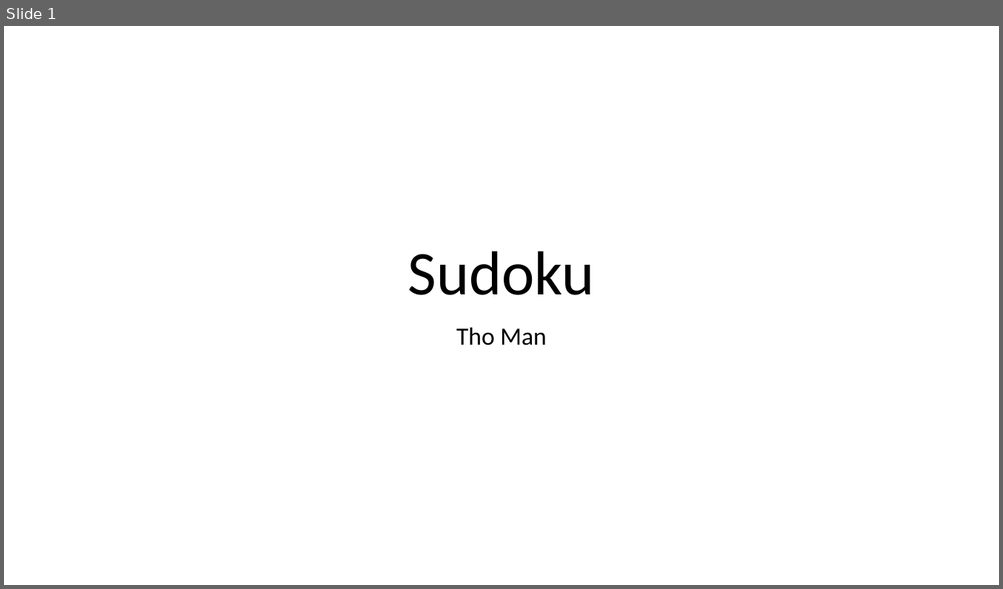
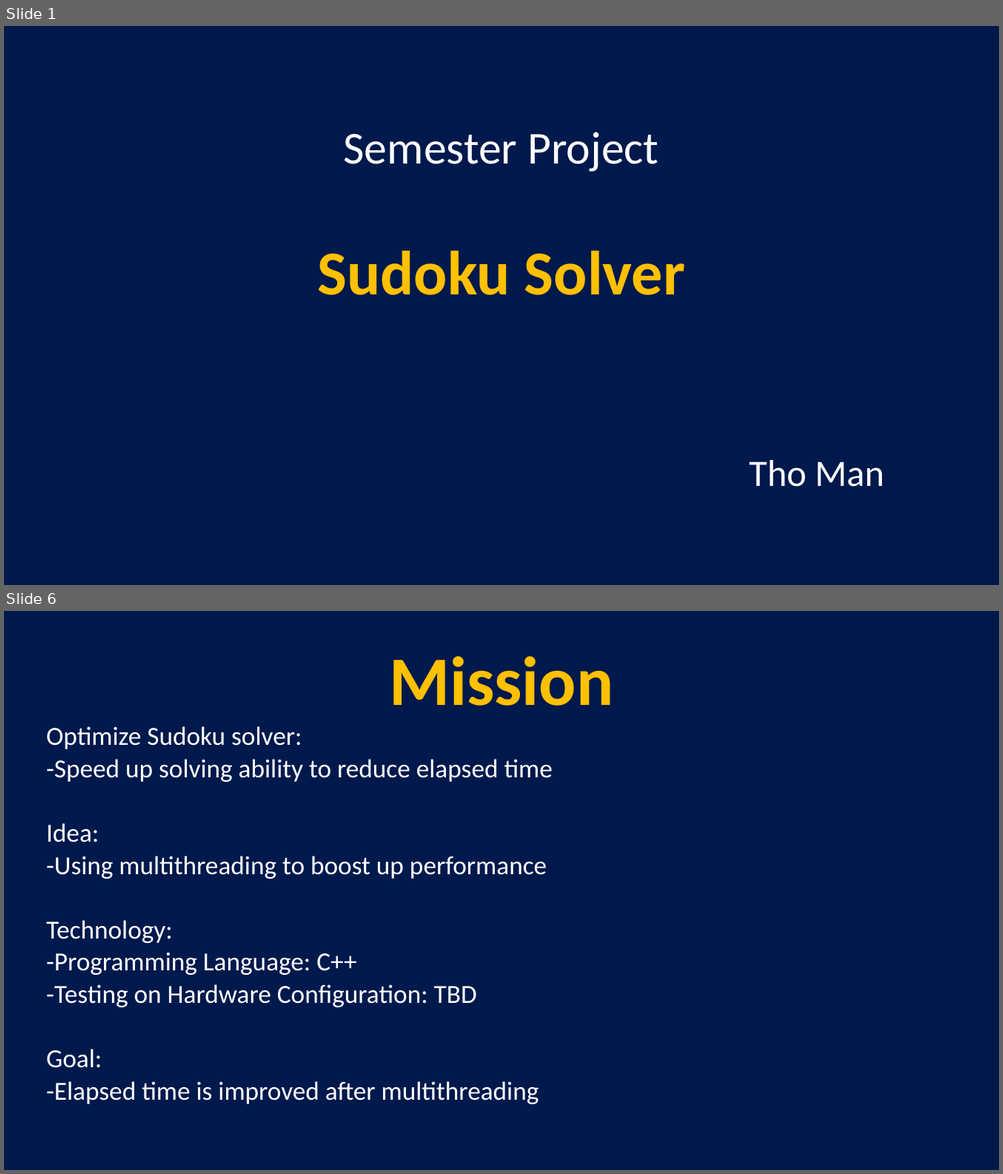
Before and after one commit to thoquocman/Sudoku, a slide deck: proposal/ThoMan_Sudoku_ProposalSlides.pptx. Shown one above the other, each under a label of ours: slide 1 before the commit, slides 1 and 6 after it; the slides between them are not shown. The pictures are 1003x589 and 1003x1174 pixels, drawn with LibreOffice and Linux fonts; fonts in the diff are those of the drawing. Boxes give left, top, right and bottom in pixels: in the first picture for what was removed or moved away, otherwise in the second. Text is boxed around its words. In the diff, an @@ line names an element or a change of style, - is before the commit and + after.

```diff
--- a/proposal/ThoMan_Sudoku_ProposalSlides.pptx
+++ b/proposal/ThoMan_Sudoku_ProposalSlides.pptx
@@ slide 6 added at (4, 611, 999, 1170), background #00194C @@
@@ title added at (389, 656, 613, 706), 67 pt, text #FFC000, bold @@
+Mission
@@ subtitle added at (46, 726, 552, 1105), 25.2 pt, text #FFFFFF @@
+Optimize Sudoku solver:
+-Speed up solving ability to reduce elapsed time
+Idea:
+-Using multithreading to boost up performance
+Technology:
+-Programming Language: C++
+-Testing on Hardware Configuration: TBD
+Goal:
+-Elapsed time is improved after multithreading
@@ slide 1 changed as well @@
@@ background #FFFFFF to #00194C @@
@@ title at (317, 132, 685, 295): text changed; size 60 to 44.1 pt; text colour #000000 to #FFFFFF @@
-Sudoku
+Semester Project
+Sudoku Solver
@@ subtitle "Tho Man": place and size @@
-subtitle "Tho Man" at (456, 327, 546, 346)
+subtitle "Tho Man" at (748, 460, 884, 487)
@@ subtitle "Tho Man" at (748, 460, 884, 487): size 24 to 36 pt, text colour #000000 to #FFFFFF @@
```
Also in this commit, not shown: 5 other slides added, 1 slide removed.
